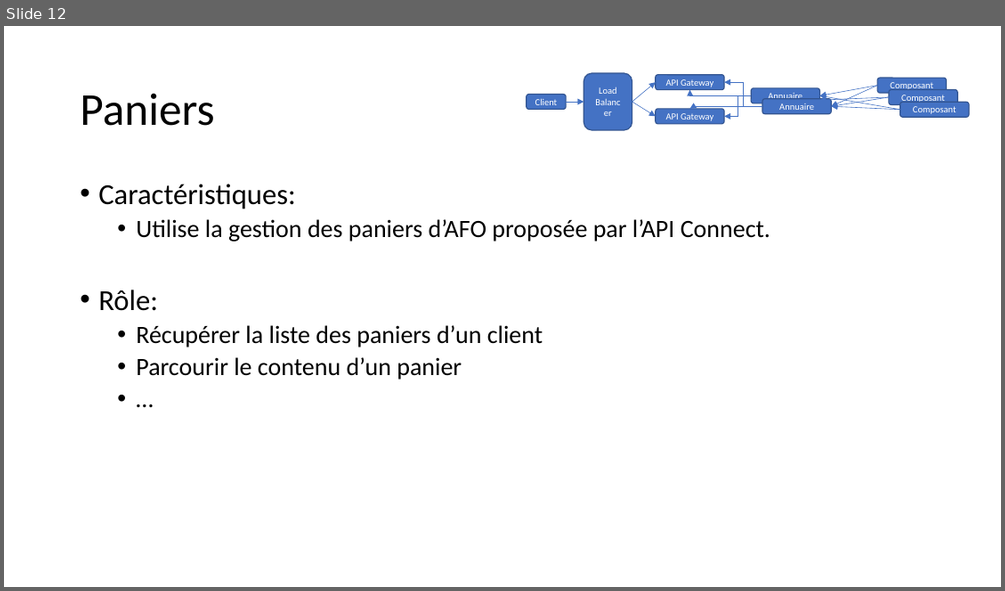
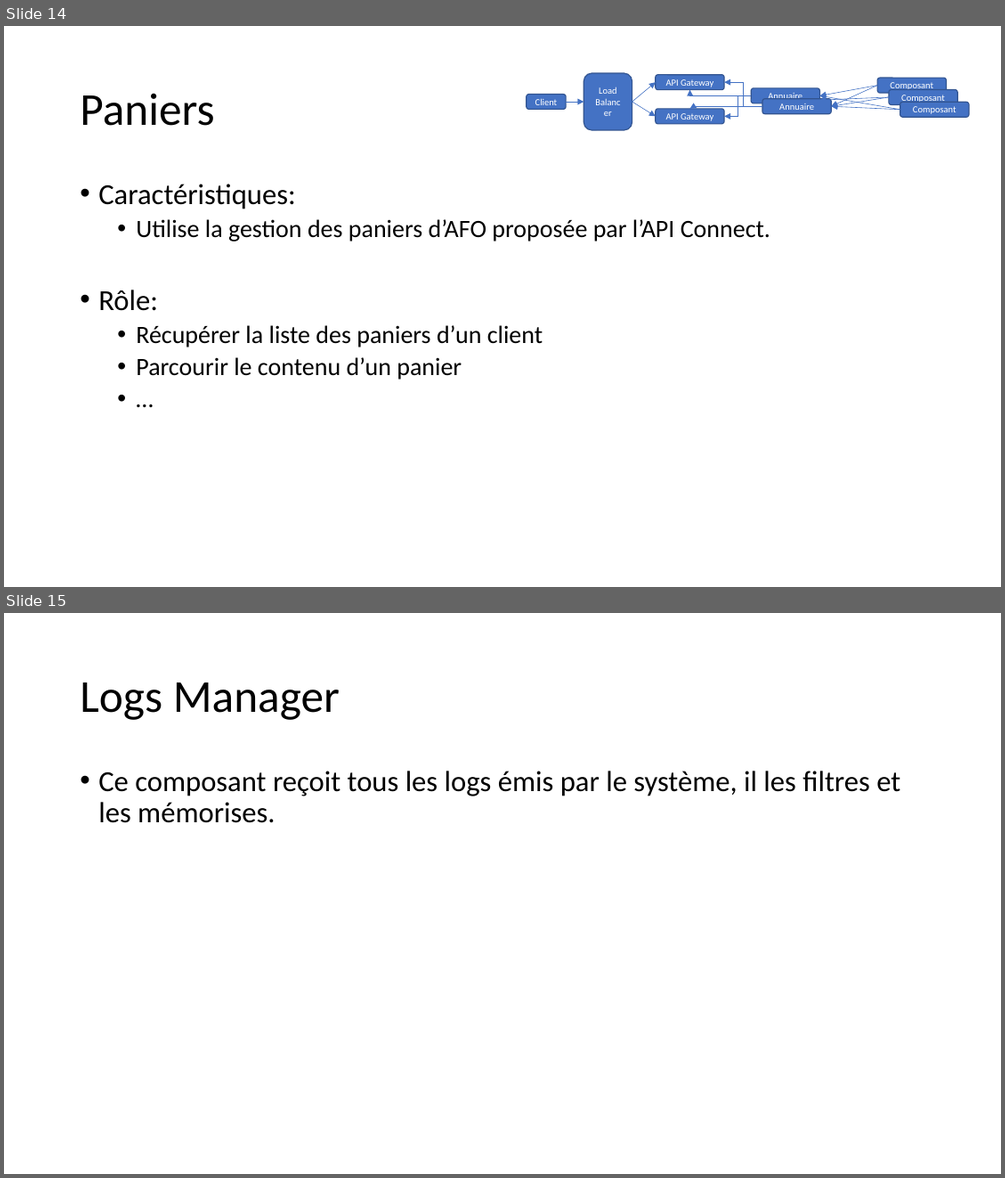
Before and after one commit to apulcino/MSAFO, a slide deck: maquette.pptx. Shown one above the other, each under a label of ours: slide 12 before the commit, slides 14 and 15 after it. The pictures are 1005x591 and 1005x1178 pixels, drawn with LibreOffice and Linux fonts; fonts in the diff are those of the drawing. Boxes give left, top, right and bottom in pixels: in the first picture for what was removed or moved away, otherwise in the second. Text is boxed around its words. In the diff, an @@ line names an element or a change of style, - is before the commit and + after.

```diff
--- a/maquette.pptx
+++ b/maquette.pptx
@@ slide 15 added at bbox=[4, 613, 1001, 1174], background #FFFFFF @@
@@ title added at bbox=[80, 682, 340, 720], 44 pt, text #000000 @@
+Logs Manager
@@ text added at bbox=[98, 771, 900, 823], 28 pt, text #000000 @@
+• Ce composant reçoit tous les logs émis par le système, il les filtres et les mémorises.
@@ what was slide 12 is now slide 14 @@
```
Also in this commit, not shown: 4 slides changed, 7 other slides added, 2 other files.
